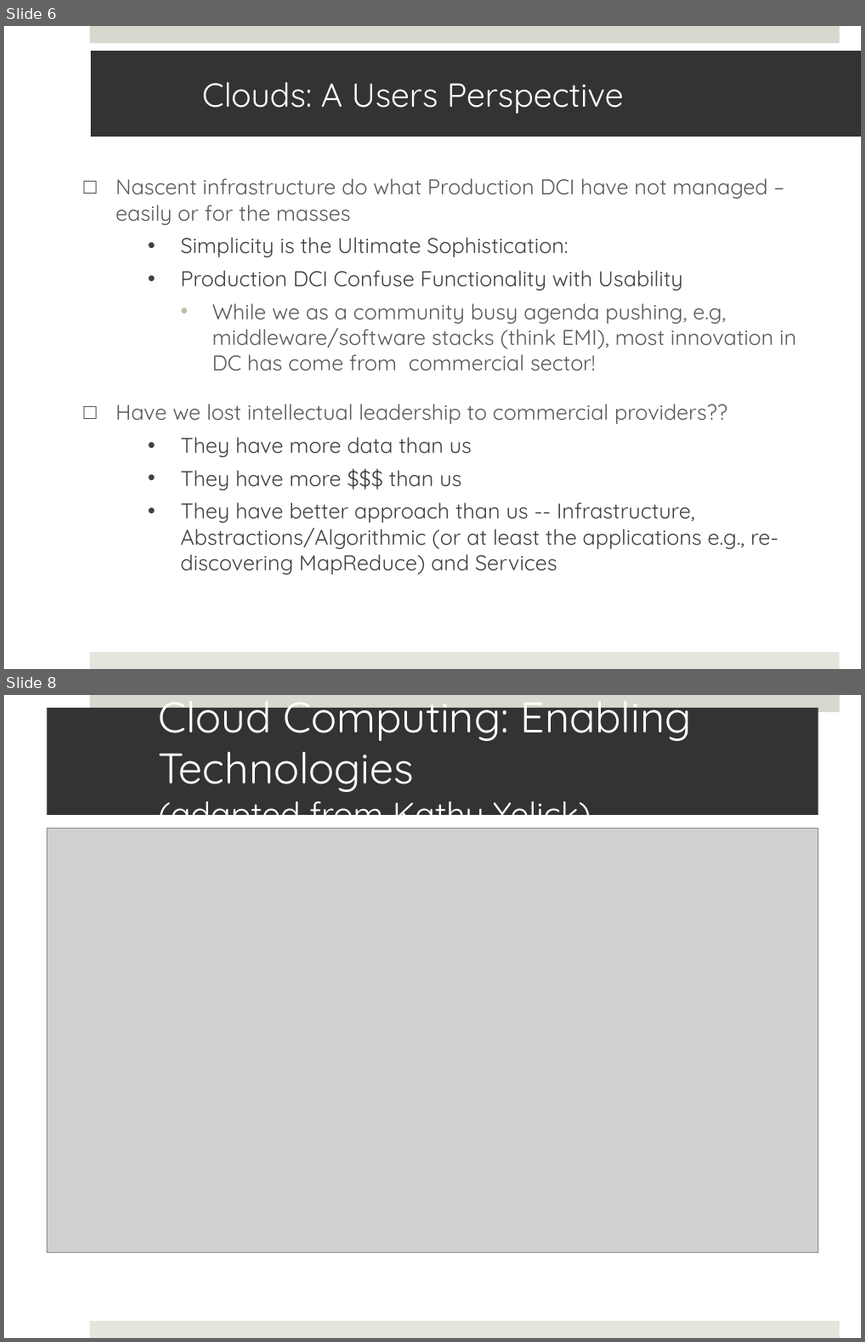
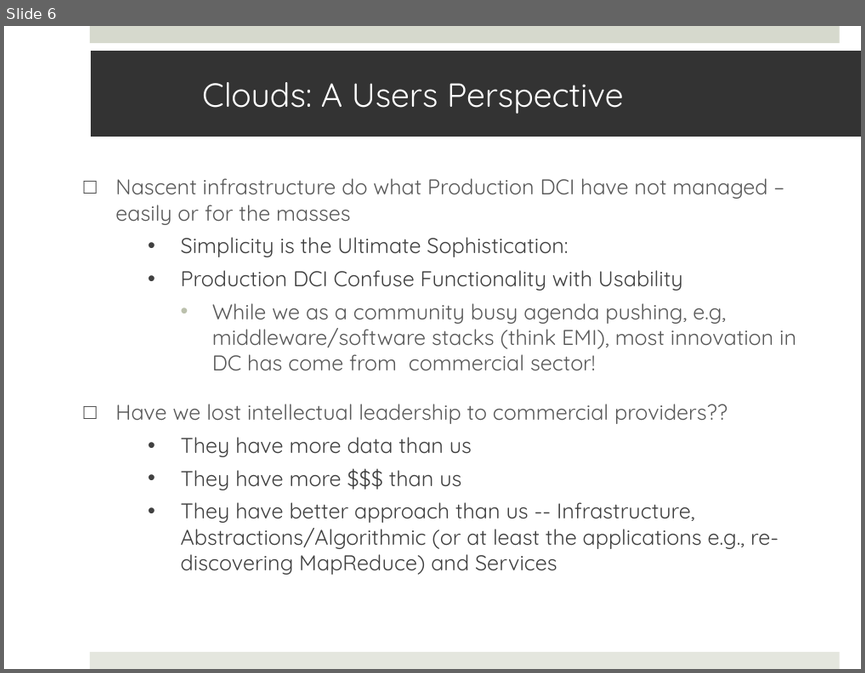
Before and after one commit to saga-project/saga-cpp-legacy-projects, a slide deck: papers/cloudcom10/presentation/cloudcom-panel.pptx. Shown one above the other, each under a label of ours: slides 6 and 8 before the commit, slide 6 after it; the slides between them are not shown. The pictures are 865x1342 and 865x673 pixels, drawn with LibreOffice and Linux fonts; fonts in the diff are those of the drawing; grey boxes stand for pictures. Boxes give left, top, right and bottom in pixels: in the first picture for what was removed or moved away, otherwise in the second. Text is boxed around its words. In the diff, an @@ line names an element or a change of style, - is before the commit and + after.

```diff
--- a/papers/cloudcom10/presentation/cloudcom-panel.pptx
+++ b/papers/cloudcom10/presentation/cloudcom-panel.pptx
@@ slide 8 removed at (x1=4, y1=695, x2=861, y2=1338), background #FFFFFF; not listed: 2 template elements that a slide beside it also shows @@
@@ title removed at (x1=46, y1=708, x2=818, y2=815) @@
-Cloud Computing: Enabling Technologies
-(adapted from Kathy Yelick)
@@ picture removed at (x1=46, y1=828, x2=818, y2=1253) @@
```
Also in this commit, not shown: 1 slide changed, 2 other slides removed.
